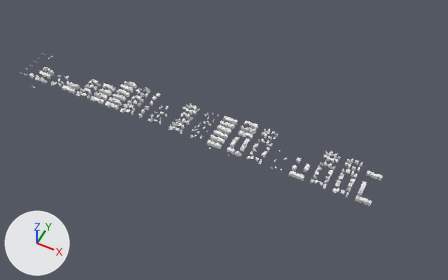
Renders of the glTF model public/blocks.glb from each side of a commit.
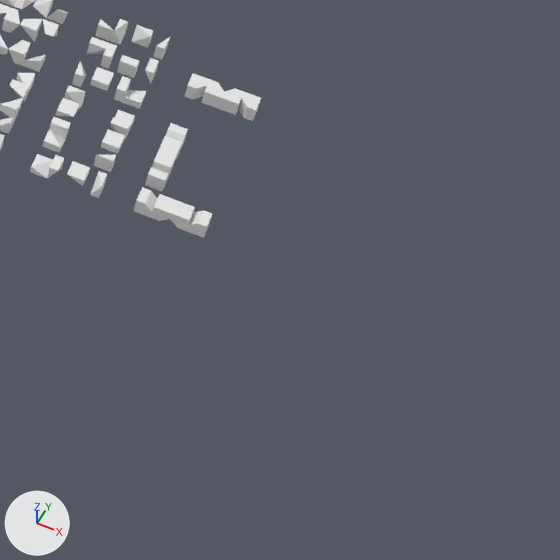
Each version is shown whole from a camera (50 mm lens) standing at (114.2, -97.9, 126.8) and looking at (62.9, 4.6, -1.4), then close up on the part from 73% to 100% of the width and 55% to 99% of the height. The lights are fixed; the arrows at lower left show +X, +Y and +Z. Where no turn or scale is listed for an object, it has been applied to the vertices.
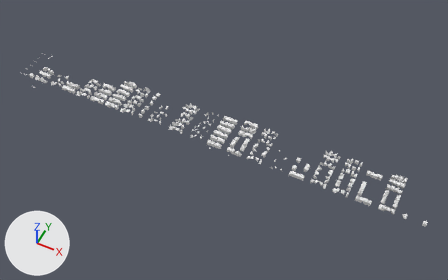
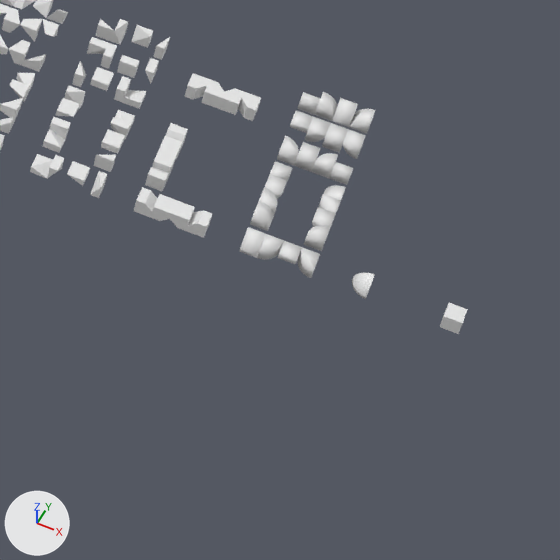
Commit message: Added block RoundSlope

Location of each change, [x1, y1, x2, y2] in pixels of the close-ups (560 x 560 px):
'RoundInvCornerFU', added
    after: [440, 303, 468, 334]
'RoundSlopeFU', added
    after: [239, 227, 266, 258]
'RoundSlopeBD', added
    after: [294, 142, 321, 172]
'RoundSlopeUF', added
    after: [322, 123, 348, 153]
'RoundSlopeDB', added
    after: [332, 98, 358, 127]
'RoundSlopeLU', added
    after: [250, 201, 274, 231]
'RoundSlopeRF', added
    after: [304, 225, 330, 251]
'RoundSlopeFR', added
    after: [257, 234, 284, 260]
'RoundSlopeFL', added
    after: [298, 247, 320, 278]
'RoundSlopeUL', added
    after: [343, 129, 366, 159]
'RoundSlopeBL', added
    after: [312, 153, 338, 178]
'RoundSlopeUR', added
    after: [305, 117, 330, 142]
'RoundSlopeDR', added
    after: [315, 92, 337, 121]
'RoundSlopeBR', added
    after: [277, 136, 299, 165]
'RoundSlopeDL', added
    after: [349, 109, 375, 134]
'RoundCornerFU', added
    after: [352, 273, 375, 299]
'RoundSlopeFD', added
    after: [278, 241, 302, 264]
'RoundSlopeBU', added
    after: [329, 162, 353, 185]
'RoundSlopeUB', added
    after: [290, 110, 313, 133]
'RoundSlopeDF', added
    after: [298, 92, 321, 115]
'RoundSlopeRD', added
    after: [312, 207, 336, 231]
'RoundSlopeLD', added
    after: [265, 174, 287, 198]
'RoundSlopeLB', added
    after: [270, 161, 292, 181]
'RoundSlopeRB', added
    after: [319, 194, 341, 218]
'RoundSlopeLF', added
    after: [259, 187, 277, 217]
'RoundSlopeRU', added
    after: [324, 185, 346, 205]

The change, as a list of edits to the scene's bpy script:
```text
Add ob_roundinvcornerfu:
    ob_roundinvcornerfu = bpy.data.objects.new('RoundInvCornerFU', me_sphere_011)  # 28 vertices, 52 faces; spans x -0.5..0.5, y -0.5..0.5, z -0.5..0.5
    ob_roundinvcornerfu.location = (119.5, 0.5, 0.5)
Add ob_roundcornerfu:
    ob_roundcornerfu = bpy.data.objects.new('RoundCornerFU', me_sphere)  # 81 vertices, 158 faces; spans x -0.5..0.5, y -0.5..0.5, z -0.5..0.5
    ob_roundcornerfu.location = (114.5, 0.5, 0.5)
Add ob_roundslopedl:
    ob_roundslopedl = bpy.data.objects.new('RoundSlopeDL', me_cylinder_031)  # 23 vertices, 42 faces; spans x -0.5..0.5, y -0.5..0.5, z -0.5..0.5
    ob_roundslopedl.location = (111.5, 11.5, 0.5)
Add ob_roundslopedb:
    ob_roundslopedb = bpy.data.objects.new('RoundSlopeDB', me_cylinder_030)  # 23 vertices, 42 faces; spans x -0.5..0.5, y -0.5..0.5, z -0.5..0.5
    ob_roundslopedb.location = (110.5, 11.5, 0.5)
Add ob_roundslopedr:
    ob_roundslopedr = bpy.data.objects.new('RoundSlopeDR', me_cylinder_029)  # 23 vertices, 42 faces; spans x -0.5..0.5, y -0.5..0.5, z -0.5..0.5
    ob_roundslopedr.location = (109.5, 11.5, 0.5)
Add ob_roundslopedf:
    ob_roundslopedf = bpy.data.objects.new('RoundSlopeDF', me_cylinder_028)  # 23 vertices, 42 faces; spans x -0.5..0.5, y -0.5..0.5, z -0.5..0.5
    ob_roundslopedf.location = (108.5, 11.5, 0.5)
Add ob_roundslopeul:
    ob_roundslopeul = bpy.data.objects.new('RoundSlopeUL', me_cylinder_027)  # 23 vertices, 42 faces; spans x -0.5..0.5, y -0.5..0.5, z -0.5..0.5
    ob_roundslopeul.location = (111.5, 9.5, 0.5)
Add ob_roundslopeuf:
    ob_roundslopeuf = bpy.data.objects.new('RoundSlopeUF', me_cylinder_026)  # 23 vertices, 42 faces; spans x -0.5..0.5, y -0.5..0.5, z -0.5..0.5
    ob_roundslopeuf.location = (110.5, 9.5, 0.5)
Add ob_roundslopeur:
    ob_roundslopeur = bpy.data.objects.new('RoundSlopeUR', me_cylinder_025)  # 23 vertices, 42 faces; spans x -0.5..0.5, y -0.5..0.5, z -0.5..0.5
    ob_roundslopeur.location = (109.5, 9.5, 0.5)
Add ob_roundslopeub:
    ob_roundslopeub = bpy.data.objects.new('RoundSlopeUB', me_cylinder_024)  # 23 vertices, 42 faces; spans x -0.5..0.5, y -0.5..0.5, z -0.5..0.5
    ob_roundslopeub.location = (108.5, 9.5, 0.5)
Add ob_roundslopebr:
    ob_roundslopebr = bpy.data.objects.new('RoundSlopeBR', me_cylinder_023)  # 23 vertices, 42 faces; spans x -0.5..0.5, y -0.5..0.5, z -0.5..0.5
    ob_roundslopebr.location = (108.5, 7.5, 0.5)
Add ob_roundslopebd:
    ob_roundslopebd = bpy.data.objects.new('RoundSlopeBD', me_cylinder_022)  # 23 vertices, 42 faces; spans x -0.5..0.5, y -0.5..0.5, z -0.5..0.5
    ob_roundslopebd.location = (109.5, 7.5, 0.5)
Add ob_roundslopebl:
    ob_roundslopebl = bpy.data.objects.new('RoundSlopeBL', me_cylinder_021)  # 23 vertices, 42 faces; spans x -0.5..0.5, y -0.5..0.5, z -0.5..0.5
    ob_roundslopebl.location = (110.5, 7.5, 0.5)
Add ob_roundslopebu:
    ob_roundslopebu = bpy.data.objects.new('RoundSlopeBU', me_cylinder_020)  # 23 vertices, 42 faces; spans x -0.5..0.5, y -0.5..0.5, z -0.5..0.5
    ob_roundslopebu.location = (111.5, 7.5, 0.5)
Add ob_roundsloperf:
    ob_roundsloperf = bpy.data.objects.new('RoundSlopeRF', me_cylinder_019)  # 23 vertices, 42 faces; spans x -0.5..0.5, y -0.5..0.5, z -0.5..0.5
    ob_roundsloperf.location = (111.5, 2.5, 0.5)
Add ob_roundsloperd:
    ob_roundsloperd = bpy.data.objects.new('RoundSlopeRD', me_cylinder_018)  # 23 vertices, 42 faces; spans x -0.5..0.5, y -0.5..0.5, z -0.5..0.5
    ob_roundsloperd.location = (111.5, 3.5, 0.5)
Add ob_roundsloperb:
    ob_roundsloperb = bpy.data.objects.new('RoundSlopeRB', me_cylinder_017)  # 23 vertices, 42 faces; spans x -0.5..0.5, y -0.5..0.5, z -0.5..0.5
    ob_roundsloperb.location = (111.5, 4.5, 0.5)
Add ob_roundsloperu:
    ob_roundsloperu = bpy.data.objects.new('RoundSlopeRU', me_cylinder_016)  # 23 vertices, 42 faces; spans x -0.5..0.5, y -0.5..0.5, z -0.5..0.5
    ob_roundsloperu.location = (111.5, 5.5, 0.5)
    ob_roundsloperu.rotation_euler = (0.0, 0.0, -1.571)  # degrees (0, 0, -90)
Add ob_roundslopelb:
    ob_roundslopelb = bpy.data.objects.new('RoundSlopeLB', me_cylinder_007)  # 23 vertices, 42 faces; spans x -0.5..0.5, y -0.5..0.5, z -0.5..0.5
    ob_roundslopelb.location = (108.5, 5.5, 0.5)
Add ob_roundslopeld:
    ob_roundslopeld = bpy.data.objects.new('RoundSlopeLD', me_cylinder_006)  # 23 vertices, 42 faces; spans x -0.5..0.5, y -0.5..0.5, z -0.5..0.5
    ob_roundslopeld.location = (108.5, 4.5, 0.5)
Add ob_roundslopelf:
    ob_roundslopelf = bpy.data.objects.new('RoundSlopeLF', me_cylinder_005)  # 23 vertices, 42 faces; spans x -0.5..0.5, y -0.5..0.5, z -0.5..0.5
    ob_roundslopelf.location = (108.5, 3.5, 0.5)
Add ob_roundslopelu:
    ob_roundslopelu = bpy.data.objects.new('RoundSlopeLU', me_cylinder_004)  # 23 vertices, 42 faces; spans x -0.5..0.5, y -0.5..0.5, z -0.5..0.5
    ob_roundslopelu.location = (108.5, 2.5, 0.5)
Add ob_roundslopefl:
    ob_roundslopefl = bpy.data.objects.new('RoundSlopeFL', me_cylinder_003)  # 23 vertices, 42 faces; spans x -0.5..0.5, y -0.5..0.5, z -0.5..0.5
    ob_roundslopefl.location = (111.5, 0.5, 0.5)
Add ob_roundslopefd:
    ob_roundslopefd = bpy.data.objects.new('RoundSlopeFD', me_cylinder_002)  # 23 vertices, 42 faces; spans x -0.5..0.5, y -0.5..0.5, z -0.5..0.5
    ob_roundslopefd.location = (110.5, 0.5, 0.5)
Add ob_roundslopefr:
    ob_roundslopefr = bpy.data.objects.new('RoundSlopeFR', me_cylinder_001)  # 23 vertices, 42 faces; spans x -0.5..0.5, y -0.5..0.5, z -0.5..0.5
    ob_roundslopefr.location = (109.5, 0.5, 0.5)
Add ob_roundslopefu:
    ob_roundslopefu = bpy.data.objects.new('RoundSlopeFU', me_cylinder_016.copy())
    ob_roundslopefu.location = (108.5, 0.5, 0.5)
```
